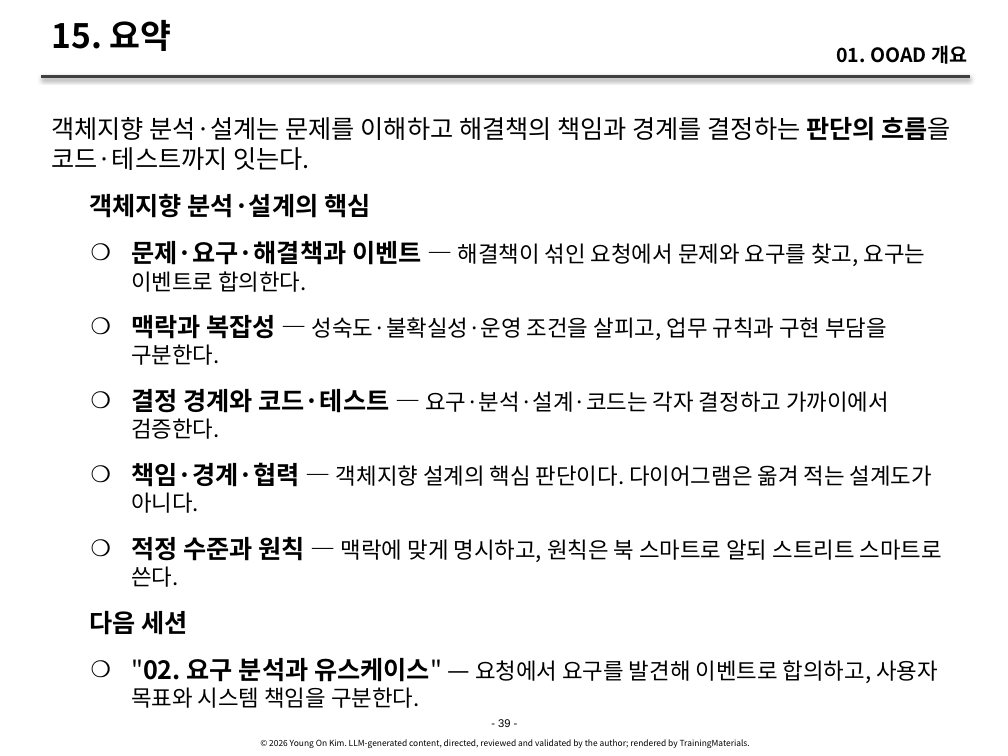
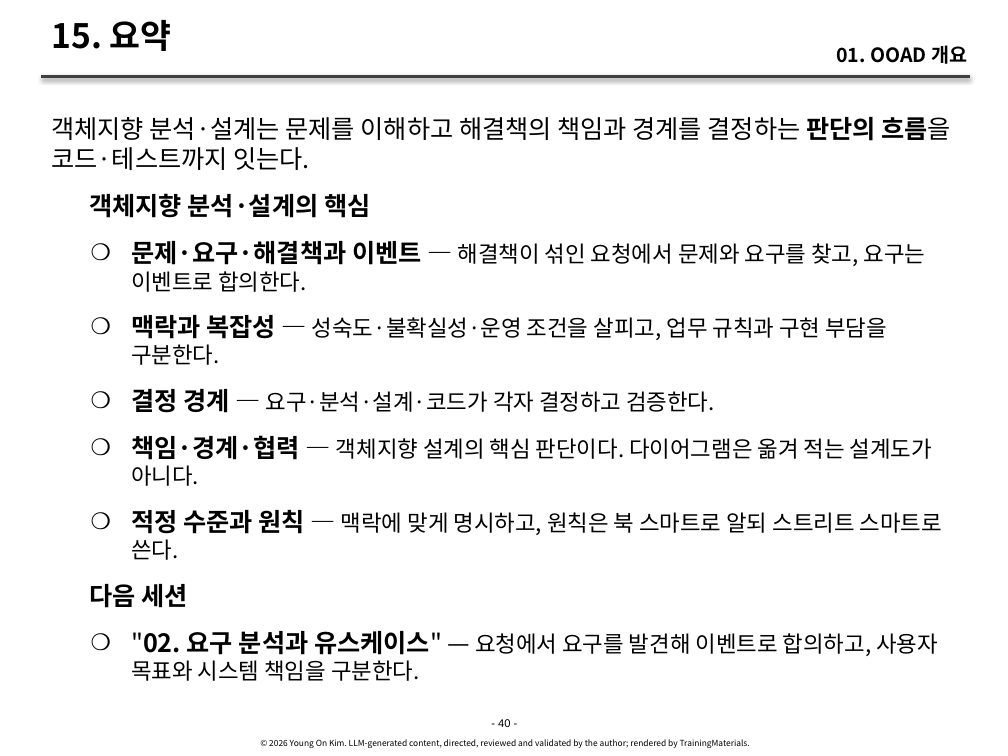
Before and after one commit to YoungSan77/TrainingMaterials, a slide deck: slide 40 of courses/ooad/sessions/s01.pptx (slide 39 before the commit). Drawn at 1008x756 pixels with LibreOffice and Linux fonts; fonts in the diff are those of the drawing. Boxes give left, top, right and bottom in pixels: in the first picture for what was removed or moved away, otherwise in the second. Text is boxed around its words. In the diff, an @@ line names an element or a change of style, - is before the commit and + after.

```diff
--- a/courses/ooad/sessions/s01.pptx
+++ b/courses/ooad/sessions/s01.pptx
@@ text at <box>131,389,715,413</box>: text changed @@
-    ❍ 결정 경계와 코드·테스트 — 요구·분석·설계·코드는 각자 결정하고 가까이에서 검증한다.
+    ❍ 결정 경계 — 요구·분석·설계·코드가 각자 결정하고 검증한다.
@@ text at <box>498,719,510,727</box>: text changed @@
-- 39 -
+- 40 -
```
Also in this commit, not shown: 37 other slides changed, 1 slide added, 29 other files.
